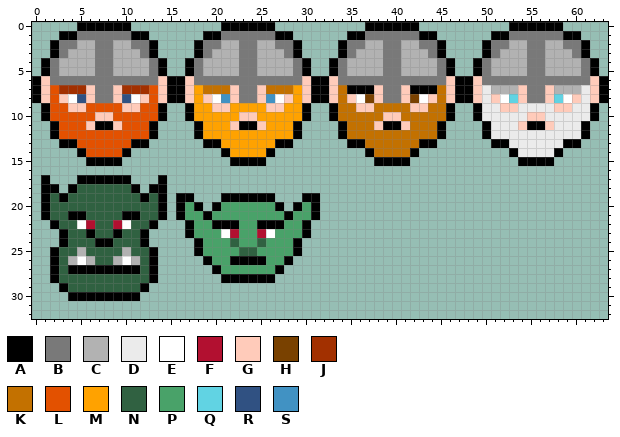
File history of a pixel-art sprite, sprites/characters.png. Above: the version before the commit.
The file is 64x64 pixels. Shown: x 0..63, y 0..32.
Palette (. is transparent): A #000000  B #797979  C #b2b2b2  D #ebebeb  E #ffffff  F #b21030  G #ffcbba  H #794100  J #a23000  K #c37100  L #e35100  M #ffa200  N #306141  P #49a269  Q #61d3e3  R #305182  S #4192c3
The same view after the edit:
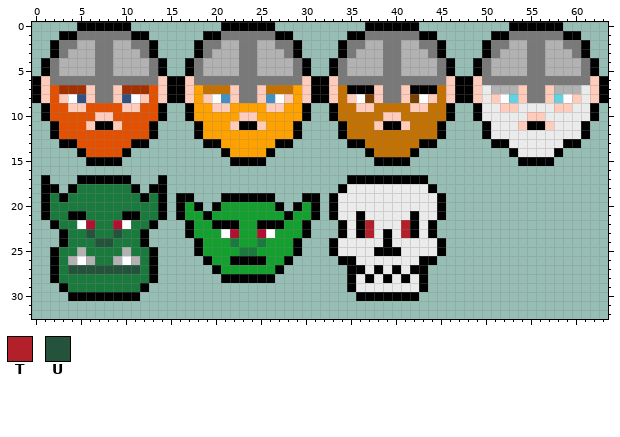
Colours new in this view: T #b4202a  U #24523b
The exact change:
@@ palette @@
-N #306141
+N #1a7a3e
-P #49a269
+P #14a02e
@@ x 0..63 @@
 16 ................................................................
-17 .A...AAAAAA...A.................................................
-18 .AA.ANNNNNNA.AA.................................................
-19 .ANANNNNNNNNANA.AA...AAAAAA...AA................................
-20 .ANNNNNNNNNNNNA.APA.APPPPPPA.APA................................
-21 .ANNAANNNNAANNA.APPAPPPPPPPPAPPA................................
-22 ..ANNEFNNFENNA...APPAAAPPAAAPPA.................................
-23 ...ANNANNANNA....APPPEFPPFEPPPA.................................
-24 ...ANNNAANNNA.....APPPNPPNPPPA..................................
-25 ..ANNCNNNNCNNA....APPPPNNPPPPA..................................
-26 ..ANCECNNCECNA.....APPAAAAPPA...................................
-27 ..ANAAAAAAAANA......APPPPPPA....................................
-28 ..ANNNNNNNNNNA.......AAAAAA.....................................
-29 ...ANNNNNNNNA...................................................
-30 ....AAAAAAAA....................................................
+17 .A...AAAAAA...A....................AAAAAAAAA....................
+18 .AA.ANNNNNNA.AA...................ADDDDDDDDDA...................
+19 .ANANNNNNNNNANA.AA...AAAAAA...AA.ADDDDDDDDDDDA..................
+20 .ANNNNNNNNNNNNA.APA.APPPPPPA.APA.ADDDDDDDDDDDA..................
+21 .ANNAANNNNAANNA.APPAPPPPPPPPAPPA.ADDADDDDDADDA..................
+22 ..ANNEFNNFENNA...APPAAAPPAAAPPA...ADATDDDTADA...................
+23 ...ANNUNNUNNA....APPPEFPPFEPPPA...ADATDADTADA...................
+24 ...ANNNUUNNNA.....APPPNPPNPPPA...ADDDDDADDDDDA..................
+25 ..ANNCNNNNCNNA....APPPPNNPPPPA...ADDDDAAADDDDA..................
+26 ..ANCECNNCECNA.....APPAAAAPPA.....AADDDDDDDAA...................
+27 ..ANUUUUUUUUNA......APPPPPPA.......AADADADAA....................
+28 ..ANNNNNNNNNNA.......AAAAAA........ADADADADA....................
+29 ...ANNNNNNNNA......................ADDDDDDDA....................
+30 ....AAAAAAAA........................AAAAAAA.....................
 31 ................................................................
Boxes around the changes in both pictures, in picture pixels (x1, y1, x2, y2):
changed: (50, 175, 446, 301)
